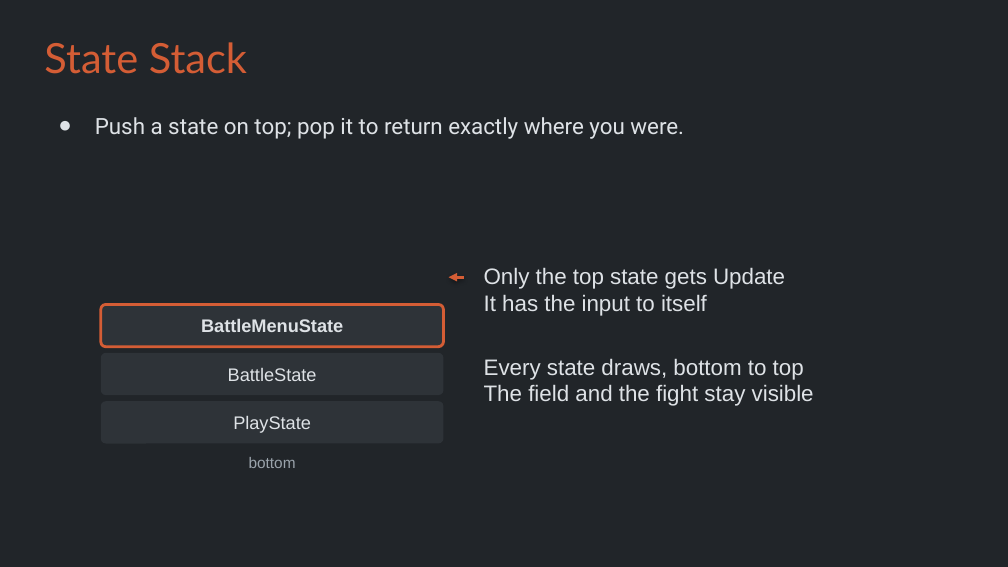
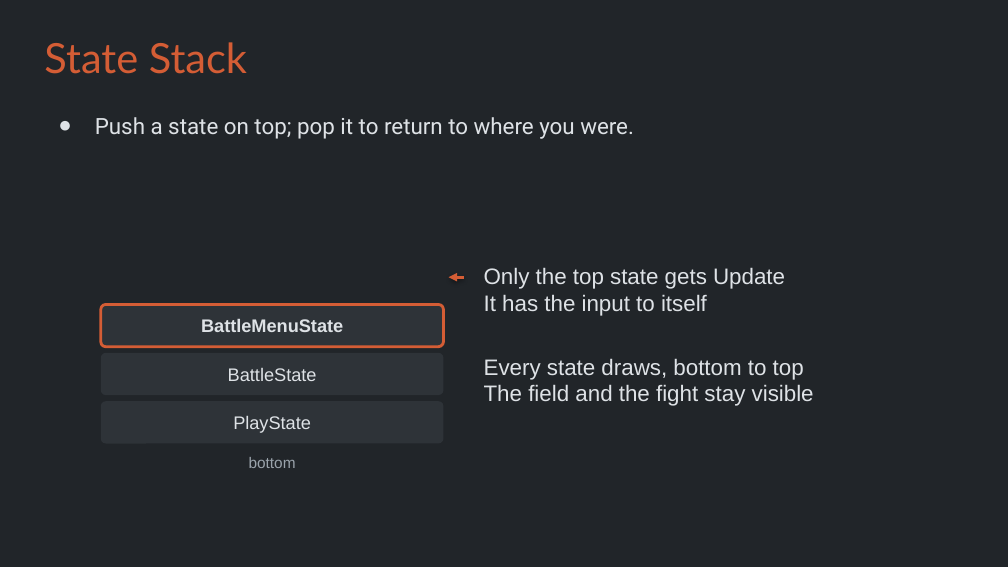
Before and after one commit to Metamate/gar, a slide deck: slide 10 of slides/10 Pokemon.pptx. Drawn at 1008x567 pixels with LibreOffice and Linux fonts; fonts in the diff are those of the drawing. Boxes give left, top, right and bottom in pixels: in the first picture for what was removed or moved away, otherwise in the second. Text is boxed around its words. In the diff, an @@ line names an element or a change of style, - is before the commit and + after.

```diff
--- a/slides/10 Pokemon.pptx
+++ b/slides/10 Pokemon.pptx
@@ text at (95, 117, 634, 139): text changed @@
-● Push a state on top; pop it to return exactly where you were.
+● Push a state on top; pop it to return to where you were.
```
Also in this commit, not shown: 4 other slides changed, 9 other files.
